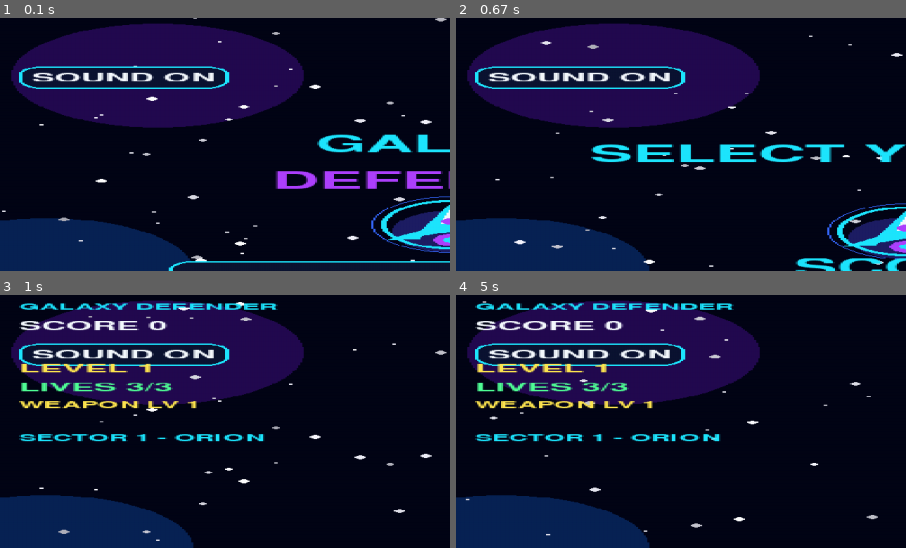
Above: before the commit, frames 1-4 (two rows, left to right).
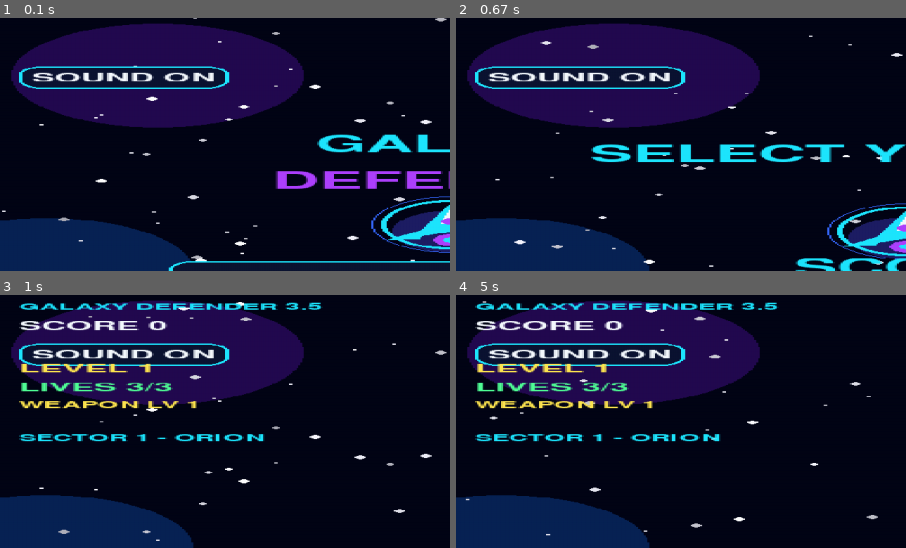
Above: after the commit, the same moments.

Repository: chaabiyoussef66-debug/galaxy-defender
Game: pygame game, started from main.py
Two runs of this game, one before a commit and one after it. Both use one fixed random seed, a clock stepped at 60 frames per second and the inputs below.
Inputs (mouse positions are % of the whole screen's width and height, from its top left):
- Up to frame 1 (0.1 s): no input
- Up to frame 2 (0.67 s): tap Enter at 0.33 s
- Up to frame 3 (1 s): tap Space at 0.67 s
- Up to frame 4 (5 s): tap Ac Back at 1 s; click (19, 35) at 1.38 s; click (76, 66) at 4.95 s
The pictures show only the part of the screen within x 0-50%, y 0-50%; the shares and areas given below are measured in that part.

Frames 1-2 are identical in both runs. In frame 3, 0.2% of the frame differs, in the area x 63-72%, y 2-6%; in frame 4, 0.2%.

Commit message:
Show Galaxy Defender 3.5 version in game HUD

Diff:
--- a/main.py
+++ b/main.py
@@ -926,7 +926,7 @@
         draw_ship(px, py, shield_timer > 0, selected_ship)
 
         # HUD
-        text("GALAXY DEFENDER", small, CYAN, 10, 10)
+        text("GALAXY DEFENDER 3.5", small, CYAN, 10, 10)
         text("SCORE " + str(score), font, WHITE, 10, 37)
         text("LEVEL " + str(level), font, YELLOW, 10, 101)
         text("LIVES " + str(lives) + "/" + str(max_lives), font, GREEN, 10, 129)
